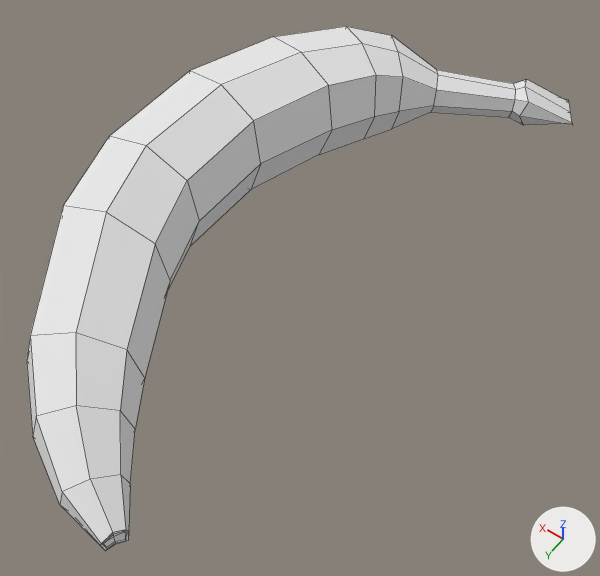
Renders of the OBJ model assets/banana.obj from each side of a commit.
One viewpoint serves both versions: a camera (50 mm lens) standing at (-0.196, 0.197, 0.309) and looking at (-0.066, 0.014, 0.021). Arrows for +X, +Y and +Z are at lower right; the lights stay in place. The picture after the commit comes second. Mesh edges are drawn as thin lines. Where no turn or scale is listed for an object, it has been applied to the vertices.

In view in the first picture: 'Banana_Cylinder'.
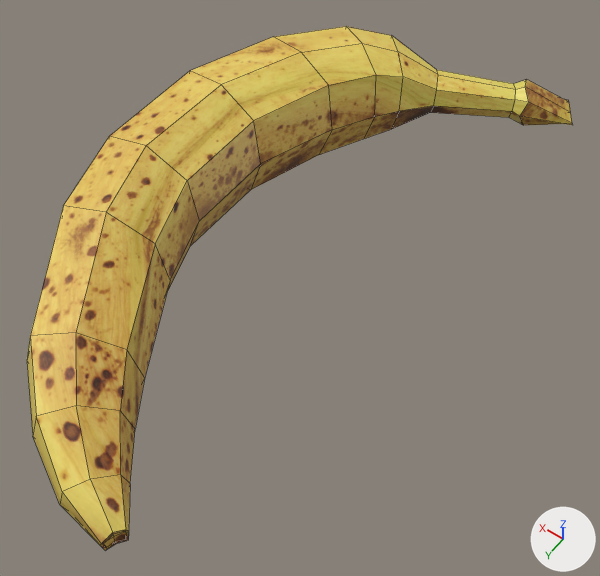
The change, as a list of edits to the scene's bpy script:
```text
Add img_banana_diffuse_jpg:
    img_banana_diffuse_jpg = load_image('banana_diffuse.jpg', 'banana_diffuse.jpg', 3000, 2281, 'sRGB')
Change mat_banana_color_001:
    remove mat_banana_color_001.base_color = (0.8, 0.8, 0.8)  # white #e7e7e7
    mat_banana_color_001.roughness: 1.0 -> 0.5
    add mat_banana_color_001.texture = img_banana_diffuse_jpg
Change me_banana_cylinder:
    where me_banana_cylinder.from_pydata(...)  # 126 vertices, 124 faces; spans x -0.12..0.035, y -0.162..0.151, z 0.014..0.073
    used by ob_banana_cylinder; location = (0.0, 0.0, 0.0)
    me_banana_cylinder part 1: texture (UV) coordinates of 124 of 124 faces, centred in x -0.109..0.033, y -0.155..0.151, z 0.017..0.071, changed; they spanned u 0.0..0.54, v 0.0..1.0 and now span u 0.0..1.0, v 0.08..0.97
```

What differs and where, as boxes [x1, y1, x2, y2] in the pictures (600 x 576 px):
'Banana_Cylinder', surface changed (white to yellow): [27, 26, 572, 550] in both
